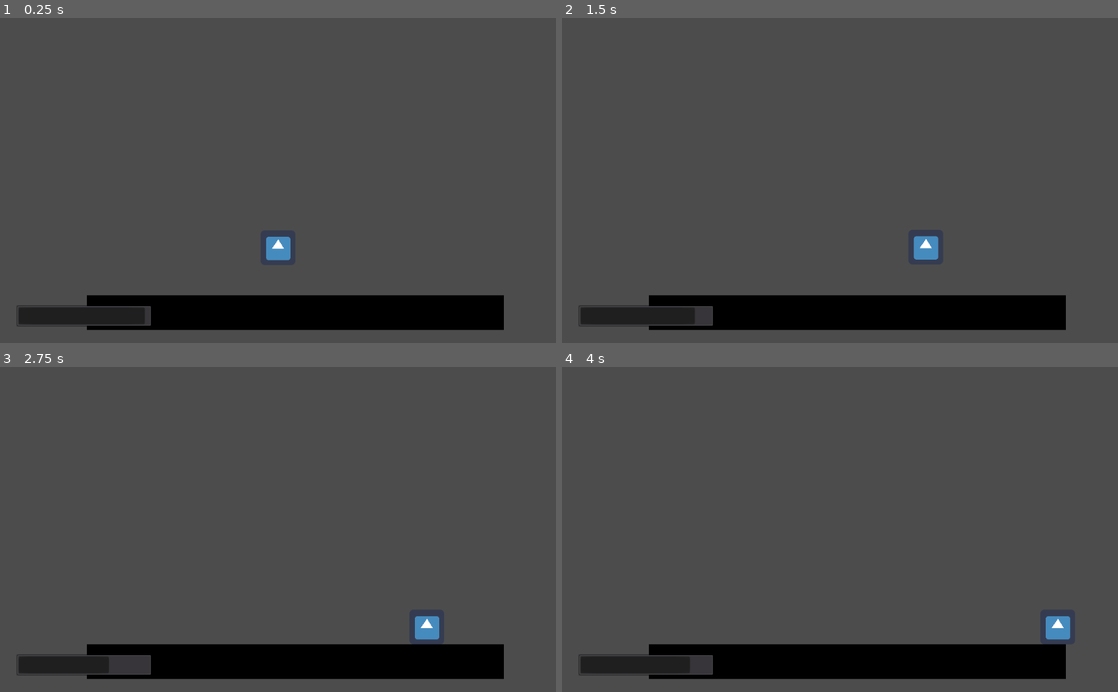
Above: before the commit, frames 1-4 (two rows, left to right).
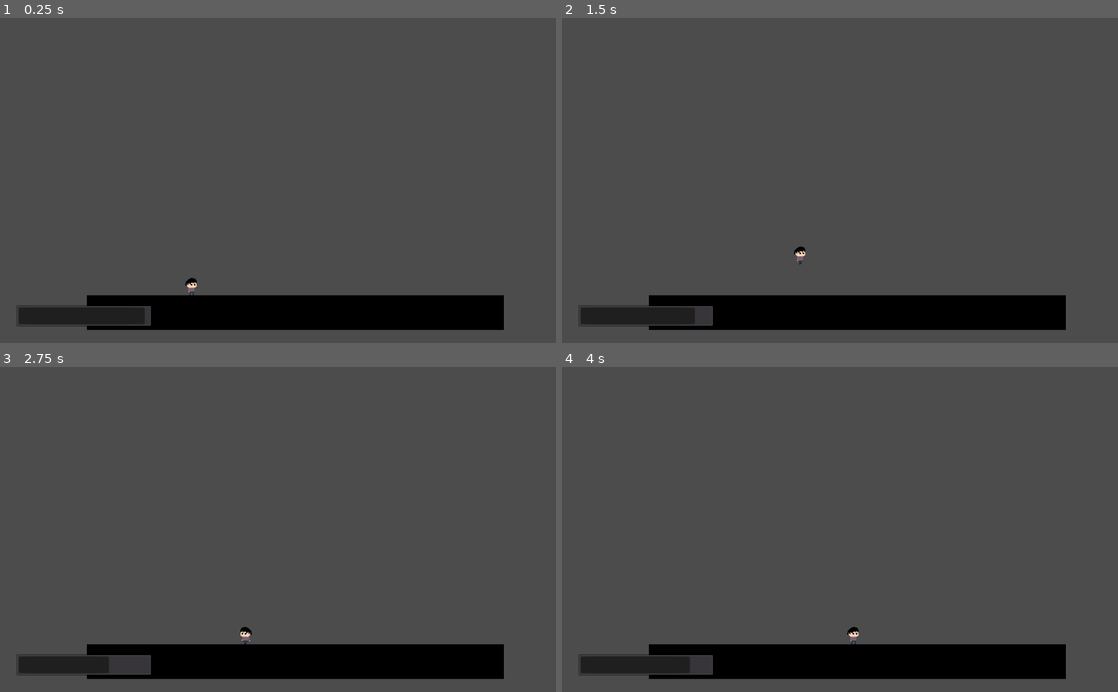
Above: after the commit, the same moments.

Repository: renanstn/scream-machine-game-jam-2020
Game: Godot game, scene res://Scenes/Levels/Tests.tscn
The game is run twice, just before and just after one commit, with the same random seed, the same clock (stepped at 60 frames per second) and the same inputs. The project has no main scene, so this scene is started directly. The engine's default icon, where the game draws it, is replaced by a stand-in: a white triangle on a blue panel in a dark square.
Inputs (mouse positions are in pixels of both pictures, inside the frame that each line leads up to):
- Up to frame 1 (0.25 s): no input
- Up to frame 2 (1.5 s): tap Enter (ui_accept) at 0.5 s; move the mouse to (962, 164) at 0.52 s; hold D (right) from 0.53 s (still down); click (962, 164) at 0.6 s; tap Space (jump) at 0.77 s; move the mouse to (728, 196) at 1.27 s; tap Shift (sprint) at 1.35 s
- Up to frame 3 (2.75 s): tap Space (jump) at 1.52 s; move the mouse to (333, 458) at 2.02 s; release D (right) at 2.03 s; hold A (left) from 2.03 s (still down); tap T (test) at 2.1 s
- Up to frame 4 (4 s): move the mouse to (812, 594) at 2.77 s; release A (left) at 2.78 s; hold D (right) from 2.78 s (still down); click (812, 594) at 2.85 s; tap Space (jump) at 3.02, 3.77 s; move the mouse to (1006, 578) at 3.52 s; hold Shift (sprint) from 3.53 s (still down)

The runs differ from the first frame. In frame 1, 0.4% of the frame differs, in the area x 33-53%, y 67-86%; in frame 2, 0.4%, in the area x 41-68%, y 67-76%; in frame 3, 0.4%; in frame 4, 0.4%.

Commit message:
Personagem principal finalizado

Diff:
--- a/Dont-Blink/Scenes/Characters/Player.tscn
+++ b/Dont-Blink/Scenes/Characters/Player.tscn
@@ -1,10 +1,46 @@
-[gd_scene load_steps=4 format=2]
+[gd_scene load_steps=6 format=2]
 
-[ext_resource path="res://icon.png" type="Texture" id=1]
+[ext_resource path="res://Sprites/Klin B.png" type="Texture" id=1]
 [ext_resource path="res://Scripts/BasicMovement.gd" type="Script" id=2]
 
-[sub_resource type="RectangleShape2D" id=1]
-extents = Vector2( 32, 32 )
+[sub_resource type="CapsuleShape2D" id=1]
+radius = 6.03727
+height = 19.9174
+
+[sub_resource type="Animation" id=2]
+resource_name = "idle"
+length = 0.8
+loop = true
+step = 0.2
+tracks/0/type = "value"
+tracks/0/path = NodePath("Sprite:frame")
+tracks/0/interp = 1
+tracks/0/loop_wrap = true
+tracks/0/imported = false
+tracks/0/enabled = true
+tracks/0/keys = {
+"times": PoolRealArray( 0, 0.2, 0.4, 0.6 ),
+"transitions": PoolRealArray( 1, 1, 1, 1 ),
+"update": 1,
+"values": [ 0, 1, 2, 3 ]
+}
+
+[sub_resource type="Animation" id=3]
+resource_name = "walking"
+loop = true
+step = 0.2
+tracks/0/type = "value"
+tracks/0/path = NodePath("Sprite:frame")
+tracks/0/interp = 1
+tracks/0/loop_wrap = true
+tracks/0/imported = false
+tracks/0/enabled = true
+tracks/0/keys = {
+"times": PoolRealArray( 0, 0.2, 0.4, 0.6, 0.8 ),
+"transitions": PoolRealArray( 1, 1, 1, 1, 1 ),
+"update": 1,
+"values": [ 4, 5, 6, 7, 8 ]
+}
 
 [node name="Player" type="KinematicBody2D"]
 script = ExtResource( 2 )
@@ -14,3 +50,9 @@
 
 [node name="Sprite" type="Sprite" parent="."]
 texture = ExtResource( 1 )
+hframes = 10
+frame = 5
+
+[node name="AnimationPlayer" type="AnimationPlayer" parent="."]
+anims/idle = SubResource( 2 )
+anims/walking = SubResource( 3 )
--- a/Dont-Blink/Scenes/Levels/Tests.tscn
+++ b/Dont-Blink/Scenes/Levels/Tests.tscn
@@ -11,7 +11,9 @@
 [node name="Tests" type="Node2D"]
 
 [node name="Player" parent="." instance=ExtResource( 1 )]
-position = Vector2( 512, 384 )
+position = Vector2( 352, 480 )
+WALK_SPEED = 100.0
+CAN_SPRINT = false
 
 [node name="Ground" type="Node2D" parent="."]
 
--- a/Dont-Blink/Scripts/BasicMovement.gd
+++ b/Dont-Blink/Scripts/BasicMovement.gd
@@ -39,11 +39,15 @@
 export (bool) var CAN_JUMP = true
 export (bool) var CAN_FLY = false
 
+onready var animation_player = $AnimationPlayer
+onready var sprite = $Sprite
+
 var motion : Vector2 = Vector2()
 var max_speed : float = WALK_SPEED
 var looking_to_right : bool
 
 signal is_walking
+signal is_idle
 signal is_jumping
 signal is_falling
 signal is_sprinting
@@ -58,6 +62,7 @@
 	motion = transform_inputs_in_motion()
 	motion = move_and_slide(motion, UP)
 	emit_signals(motion)
+	animate()
 
 func transform_inputs_in_motion() -> Vector2:
 
@@ -103,16 +108,21 @@
 
 	if is_on_floor() and motion.x != 0:
 		emit_signal("is_on_ground")
-		if abs(motion.x) <= WALK_SPEED:
+		if abs(motion.x) != 0 and abs(motion.x) <= WALK_SPEED:
 			emit_signal("is_walking")
 		else:
 			emit_signal("is_sprinting")
 
+	if motion.x == 0:
+		emit_signal("is_idle")
+
 	if motion.x < 0 and looking_to_right:
+		sprite.flip_h = true
 		emit_signal("player_flipped")
 		looking_to_right = false
 	if motion.x > 0 and not looking_to_right:
 		looking_to_right = true
+		sprite.flip_h = false
 		emit_signal("player_flipped")
 
 	if motion.y < 0:
@@ -122,3 +132,10 @@
 			emit_signal("is_jumping")
 	elif motion.y > 0:
 		emit_signal("is_falling")
+
+func animate():
+	if is_on_floor():
+		if abs(motion.x) > 1.0:
+			animation_player.play("walking")
+		else:
+			animation_player.play("idle")
Binary file added: Dont-Blink/Sprites/Klin B.png
Not shown, added: Dont-Blink/Sprites/Klin B.png.import
